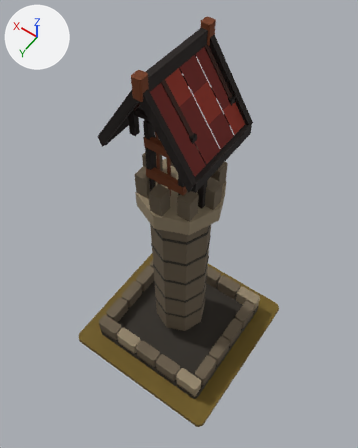
A saved change to the glTF model art/archer_tower_t2/archer_tower_t2.glb.
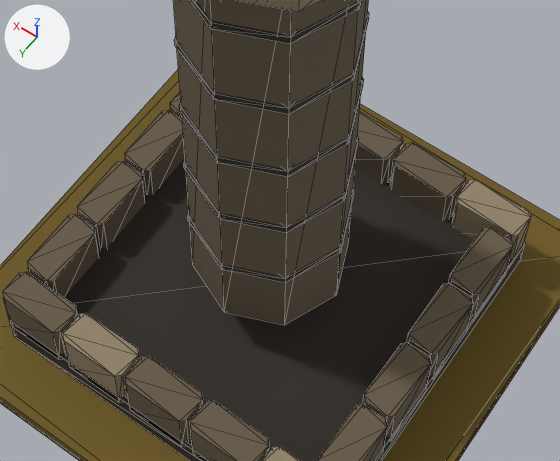
There are two pictures of each version: one whole from a camera (50 mm lens) standing at (-1.17, 1.66, 4.04) and looking at (0.03, -0.01, 1.41), one close up on the part from 27% to 75% of the width and 52% to 83% of the height. Lighting does not change. The marker at upper left points along +X, +Y and +Z. The last two pictures show the newer version. The close-ups show mesh edges as thin lines.

Names of what the first close-up shows: 'MMR | archer_tower | T02 Architecture.001', 'MMR | archer_tower | Tier 02 Ground.001'.
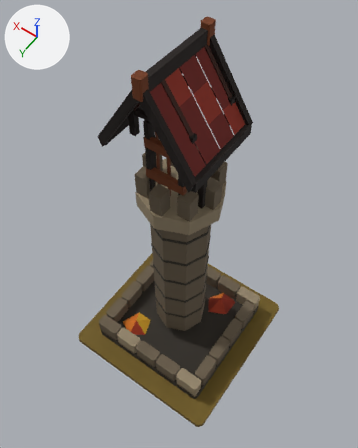
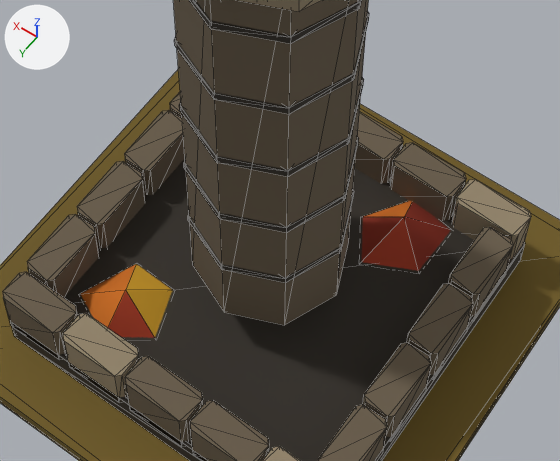
Changed parts and their boxes (x1, y1, x2, y2) in the close-ups (560 x 461 px):
```json
{"object": "MMR | archer_tower | T02 Autumn Dressing.001", "change": "added", "after": [81, 201, 451, 338]}
```

Edits to the scene script, one JSON object a line:
```json
{"op": "add", "block": "me_mmr___archer_tower___t02_autumn_dressing_001", "code": ["me_mmr___archer_tower___t02_autumn_dressing_001 = bpy.data.meshes.new('MMR | archer_tower | T02 Autumn Dressing.001')", "me_mmr___archer_tower___t02_autumn_dressing_001.from_pydata(...)  # 18 vertices, 15 faces; spans x -0.321..0.419, y -0.425..0.398, z 0.085..0.185", "me_mmr___archer_tower___t02_autumn_dressing_001.materials.append(mat_mmr___shared_palette_atlas)  # picture img_mmr_shared_color_palette_64"]}
{"op": "add", "block": "ob_mmr___archer_tower___t02_autumn_dressing_001", "code": ["ob_mmr___archer_tower___t02_autumn_dressing_001 = bpy.data.objects.new('MMR | archer_tower | T02 Autumn Dressing.001', me_mmr___archer_tower___t02_autumn_dressing_001)", "ob_mmr___archer_tower___t02_autumn_dressing_001.location = (0.0, 0.0, 0.05)"]}
```
